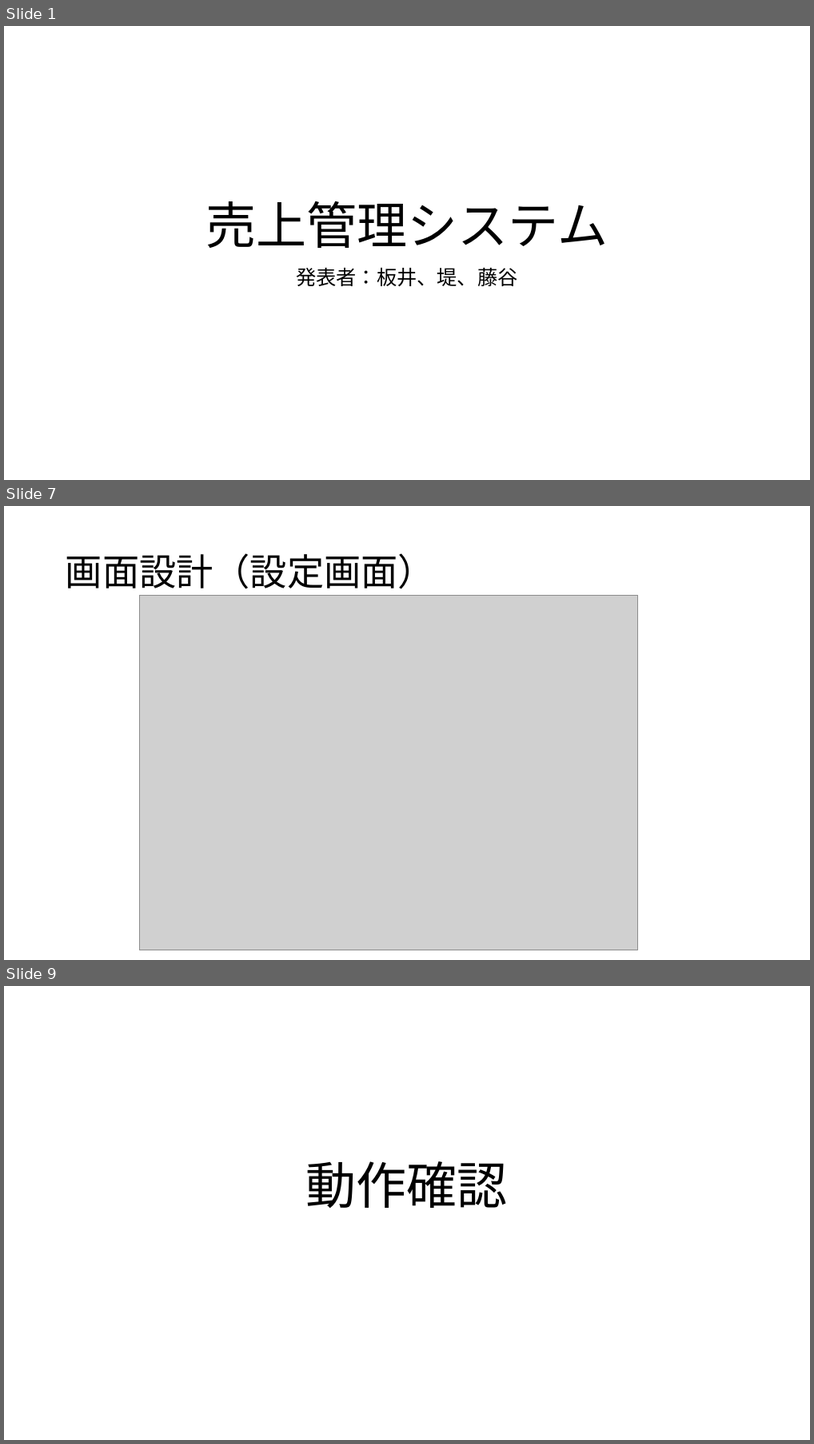
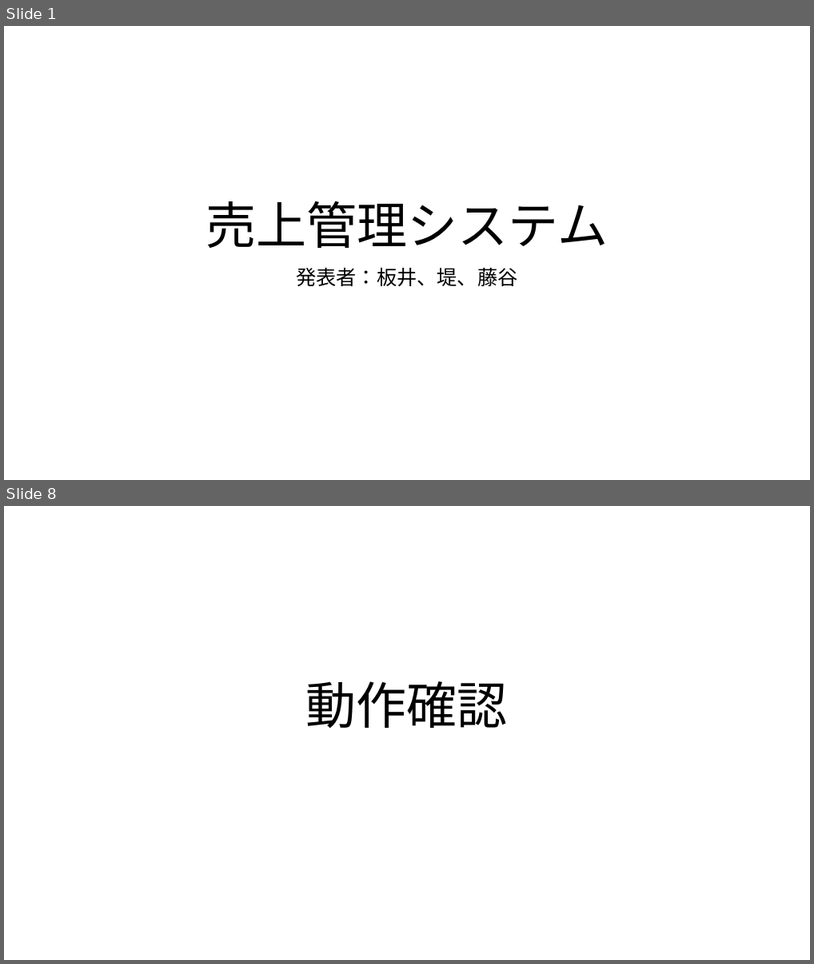
Before and after one commit to ivy239007/UG, a slide deck: プレゼン資料/Webアプリ開発発表資料.pptx. Shown one above the other, each under a label of ours: slides 1, 7 and 9 before the commit, slides 1 and 8 after it; the slides between them are not shown. The pictures are 814x1444 and 814x964 pixels, drawn with LibreOffice and Linux fonts; fonts in the diff are those of the drawing; grey boxes stand for pictures. Boxes give left, top, right and bottom in pixels: in the first picture for what was removed or moved away, otherwise in the second. Text is boxed around its words. In the diff, an @@ line names an element or a change of style, - is before the commit and + after.

```diff
--- a/プレゼン資料/Webアプリ開発発表資料.pptx
+++ b/プレゼン資料/Webアプリ開発発表資料.pptx
@@ slide 7 removed at [4,506,810,960], background #FFFFFF @@
@@ title removed at [66,553,435,589] @@
-画面設計（設定画面）
@@ picture removed at [139,596,638,950] @@
@@ what was slide 9 is now slide 8 @@
```
Also in this commit, not shown: 5 slides changed, 2 slides added, 1 other slide removed, 1 other file.
